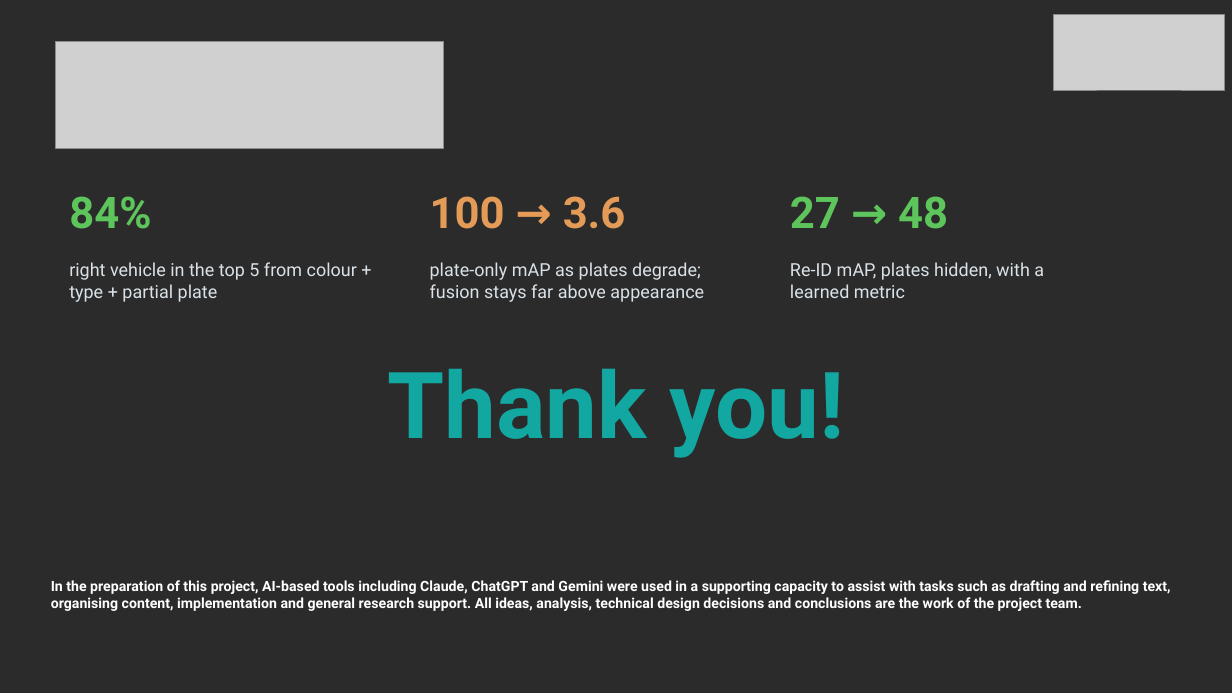
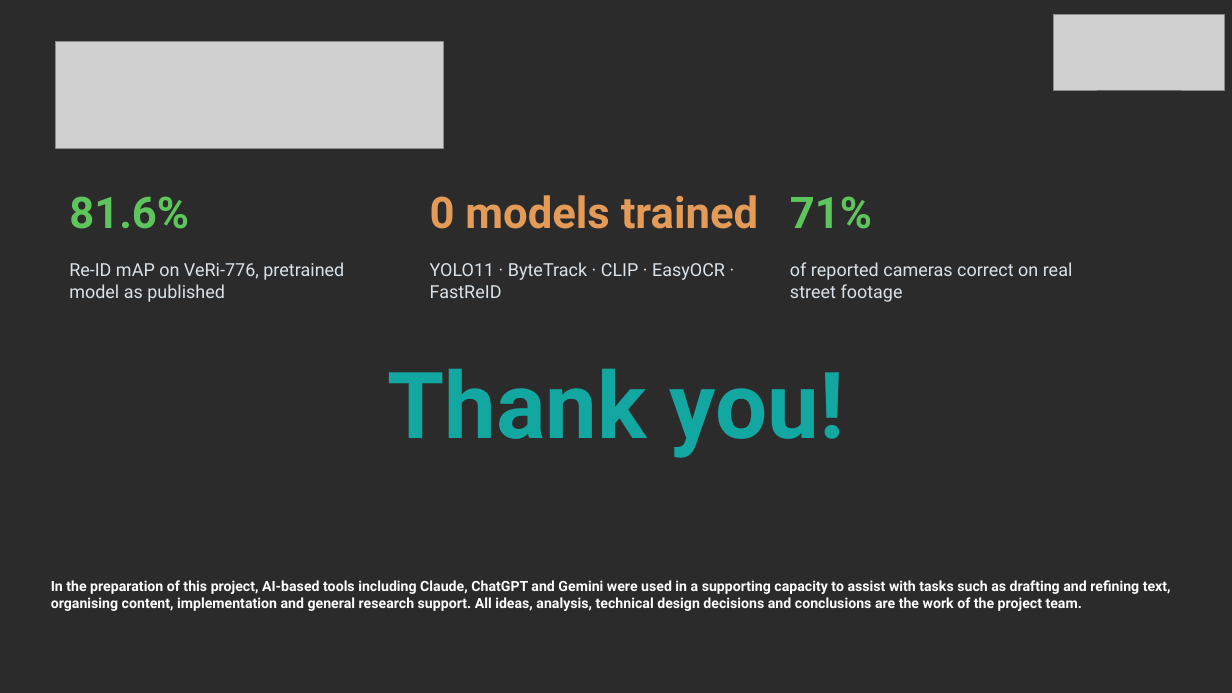
Before and after one commit to GurneetKB/V-Trace, a slide deck: slide 14 of deliverables/V-Trace_Final_Presentation.pptx (slide 17 before the commit). Drawn at 1232x693 pixels with LibreOffice and Linux fonts; fonts in the diff are those of the drawing; grey boxes stand for pictures; background and template pictures are left out; a plain dark background stands for a picture behind light text. Boxes give left, top, right and bottom in pixels: in the first picture for what was removed or moved away, otherwise in the second. Text is boxed around its words. In the diff, an @@ line names an element or a change of style, - is before the commit and + after.

```diff
--- a/deliverables/V-Trace_Final_Presentation.pptx
+++ b/deliverables/V-Trace_Final_Presentation.pptx
@@ text at (69,196,189,229): text changed @@
-84%
+81.6%
@@ text at (430,195,758,229): text changed @@
-100 → 3.6
+0 models trained
@@ text at (790,196,872,229): text changed @@
-27 → 48
+71%
@@ text at (69,262,344,302): text changed @@
-right vehicle in the top 5 from colour + type + partial plate
+Re-ID mAP on VeRi-776, pretrained model as published
@@ text at (430,262,725,298): text changed @@
-plate-only mAP as plates degrade; fusion stays far above appearance
+YOLO11 · ByteTrack · CLIP · EasyOCR · FastReID
@@ text at (790,262,1073,302): text changed @@
-Re-ID mAP, plates hidden, with a learned metric
+of reported cameras correct on real street footage
```
Also in this commit, not shown: 7 other slides changed, 6 slides added, 9 slides removed, 10 other files.
